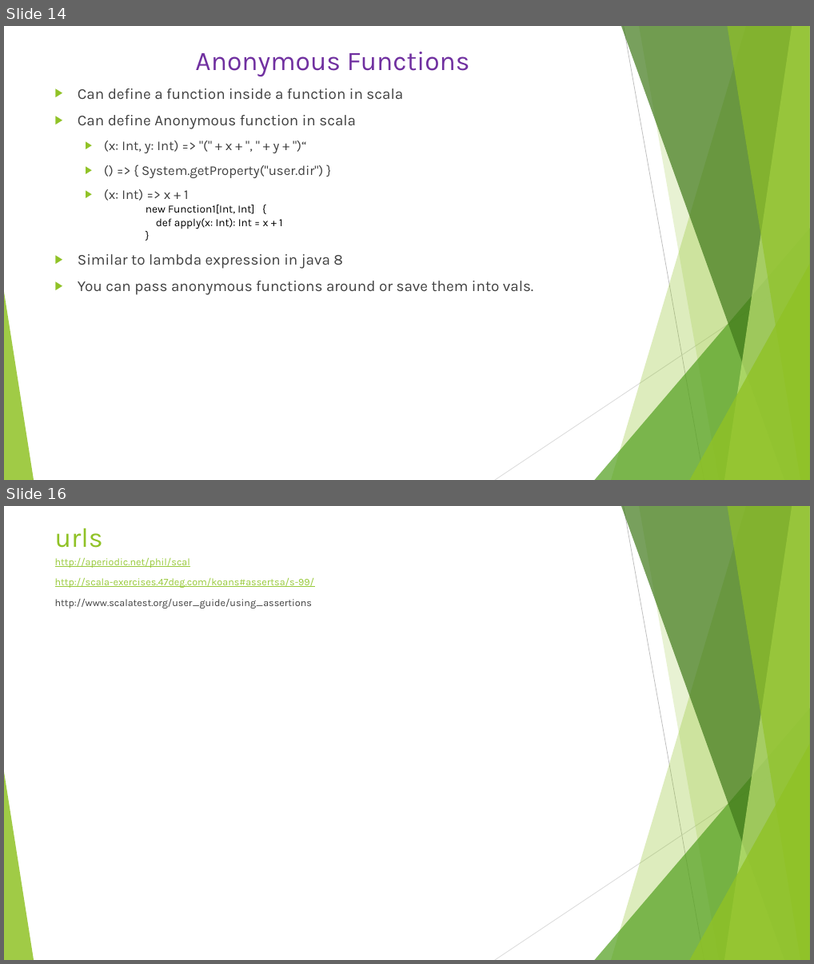
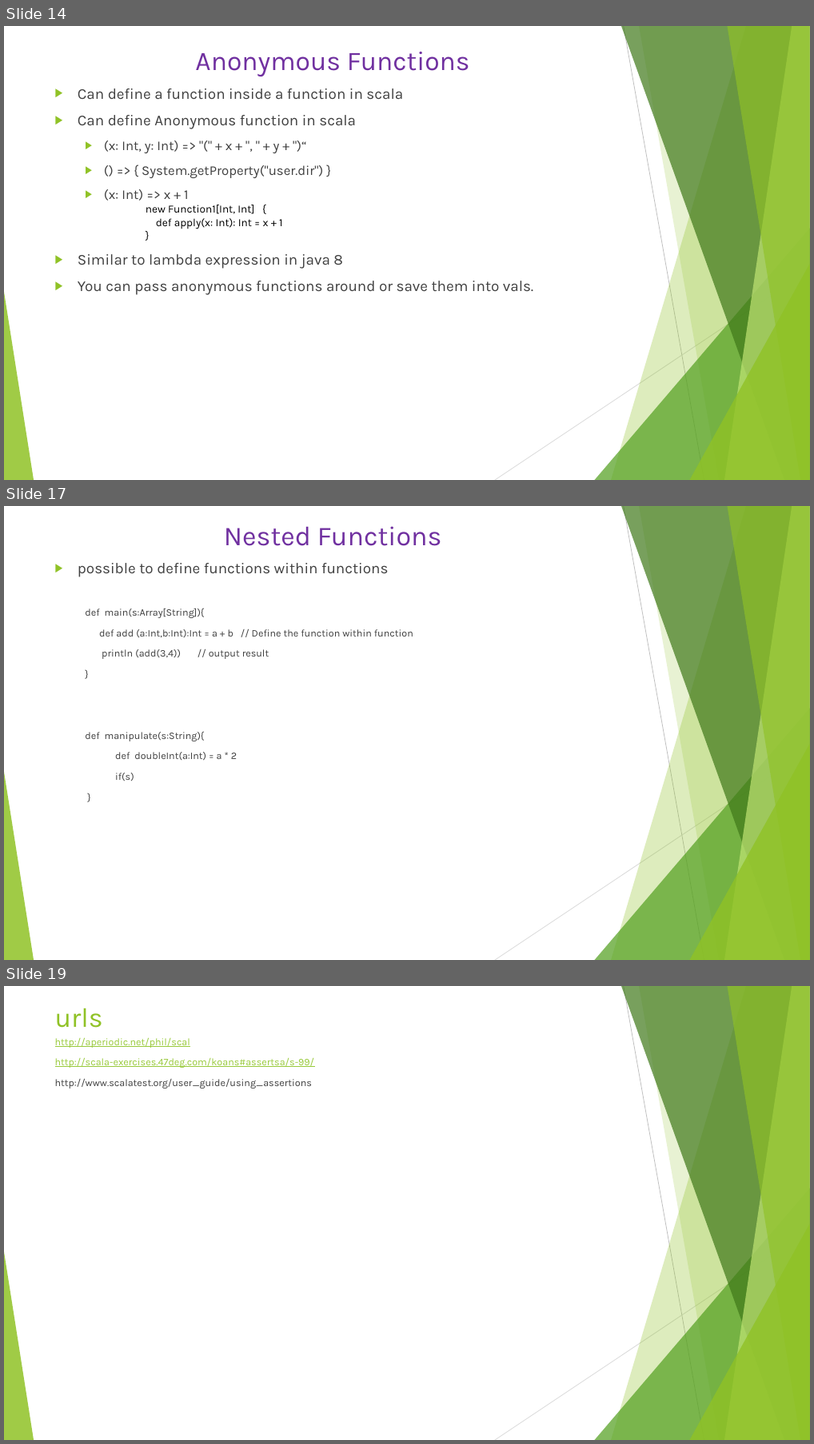
Before and after one commit to Anveshan3175/ScalaTrainingPrep, a slide deck: ScalaRepositary/ScalaTrainingPrep/Scala.pptx. Shown one above the other, each under a label of ours: slides 14 and 16 before the commit, slides 14, 17 and 19 after it; the slides between them are not shown. The pictures are 814x964 and 814x1444 pixels, drawn with LibreOffice and Linux fonts; fonts in the diff are those of the drawing. Boxes give left, top, right and bottom in pixels: in the first picture for what was removed or moved away, otherwise in the second. Text is boxed around its words. In the diff, an @@ line names an element or a change of style, - is before the commit and + after.

```diff
--- a/ScalaRepositary/ScalaTrainingPrep/Scala.pptx
+++ b/ScalaRepositary/ScalaTrainingPrep/Scala.pptx
@@ slide 17 added at (x1=4, y1=506, x2=810, y2=960), background #FFFFFF; not listed: 10 template elements that a slide beside it also shows @@
@@ title added at (x1=224, y1=526, x2=442, y2=546), 32.4 pt, text #7030A0 @@
+Nested Functions
@@ text added at (x1=78, y1=563, x2=414, y2=781), 12 pt, text #404040 @@
+▶ possible to define functions within functions
+def main(s:Array[String]){
+def add (a:Int,b:Int):Int = a + b // Define the function within function
+println (add(3,4)) // output result
+}
+def manipulate(s:String){
+def doubleInt(a:Int) = a * 2
+if(s)
+}
@@ what was slide 16 is now slide 19 @@
```
Also in this commit, not shown: 1 slide changed, 2 other slides added, 2 other files.
